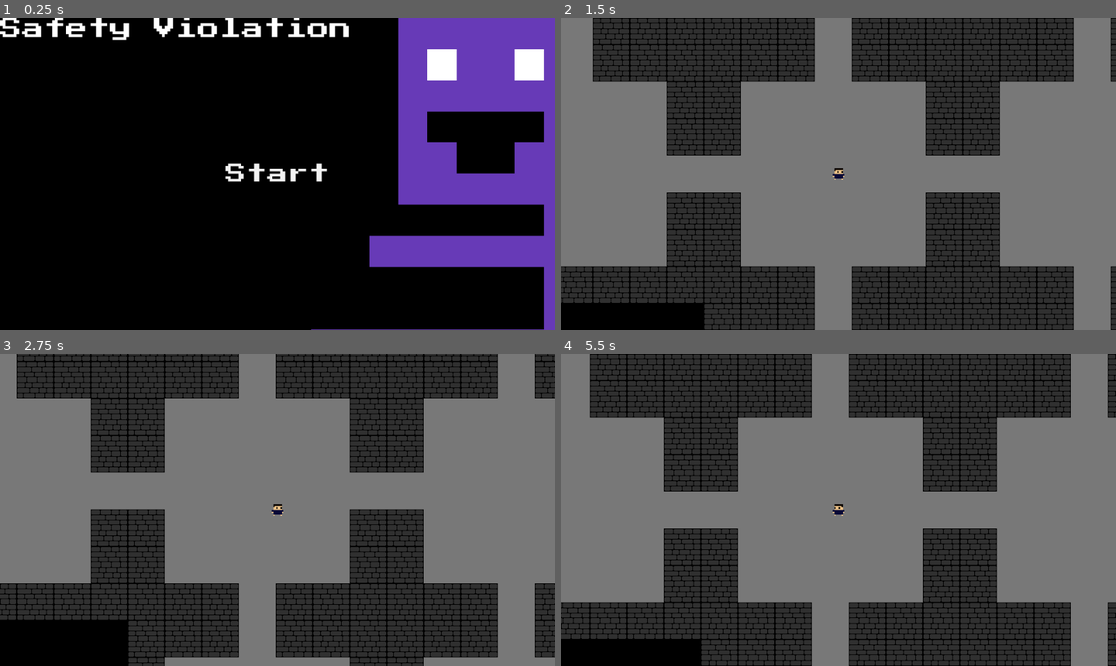
Above: before the commit, frames 1-4 (two rows, left to right).
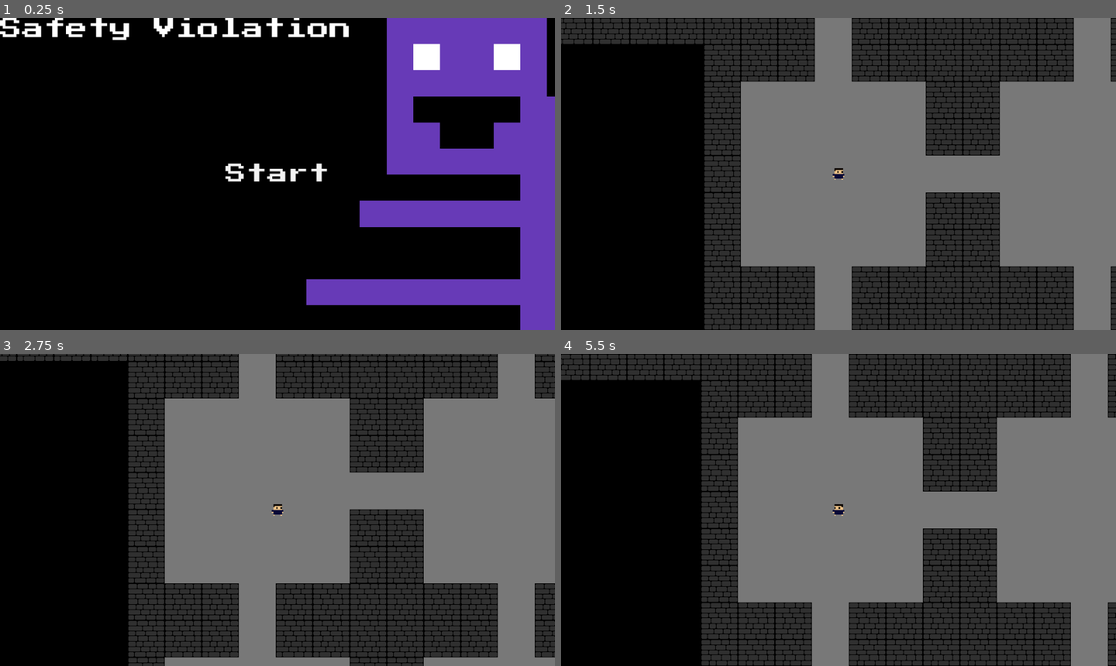
Above: after the commit, the same moments.

Repository: hoalex21/kyjam1
Game: Godot game, scene res://main_menu.tscn
The game is run twice, just before and just after one commit, with the same random seed, the same clock (stepped at 60 frames per second) and the same inputs.
Inputs:
- Up to frame 1 (0.25 s): no input
- Up to frame 2 (1.5 s): click "Start" at 0.5 s; tap Enter at 1.25 s; hold D (right) from 1.28 s (still down)
- Up to frame 3 (2.75 s): release D (right) at 2.03 s; hold S (down) from 2.03 s (still down)
- Up to frame 4 (5.5 s): release S (down) at 2.78 s; hold D (right) 2.78-3.53 s; hold W (up) 3.53-4.28 s; hold A (left) from 4.28 s (still down)

The runs differ from the first frame. In frame 1, 17% of the frame differs, in the area x 55-100%, y 0-100%; in frame 2, 21%, in the area x 0-33%, y 0-92%; in frame 3, 18%; in frame 4, 20%.

Commit message:
adjust dungeon size

Diff:
--- a/main.gd
+++ b/main.gd
@@ -49,11 +49,7 @@
 	var dungeon = [
 		[null, null, null, null, null, null, null, null, null, null],
 		[null, null, null, null, null, null, null, null, null, null],
-		[null, null, null, null, null, null, null, null, null, null],
-		[null, null, null, null, null, null, null, null, null, null],
 		[null, null, null, null, true, null, null, null, null, null],
-		[null, null, null, null, null, null, null, null, null, null],
-		[null, null, null, null, null, null, null, null, null, null],
 		[null, null, null, null, null, null, null, null, null, null],
 		[null, null, null, null, null, null, null, null, null, null],
 	]
@@ -62,7 +58,7 @@
 
 	var num: int
 
-	while i < 50:
+	while i < 25:
 		for j in dungeon.size():
 			for k in dungeon[j].size():
 				if dungeon[j][k]:
@@ -172,7 +168,7 @@
 
 
 func instantiate_room(ref, j, k, current_room_value):
-	j -= 4
+	j -= 2
 	k -= 4
 	var room = ref.instantiate()
 	room.position = Vector2(-448 * j, -448 * k)
--- a/main_menu.tscn
+++ b/main_menu.tscn
@@ -17,8 +17,8 @@
 
 [node name="TextureRect" type="TextureRect" parent="CanvasLayer"]
 offset_left = 437.0
-offset_right = 1243.0
-offset_bottom = 862.0
+offset_right = 1178.0
+offset_bottom = 723.0
 texture = ExtResource("2_p43qr")
 flip_h = true
 
--- a/project.godot
+++ b/project.godot
@@ -46,4 +46,5 @@
 [rendering]
 
 textures/canvas_textures/default_texture_filter=0
+textures/vram_compression/import_s3tc_bptc=true
 environment/defaults/default_clear_color=Color(0, 0, 0, 1)
Binary file removed: char.gif
Not shown, added: export_presets.cfg
Not shown, changed: .DS_Store
